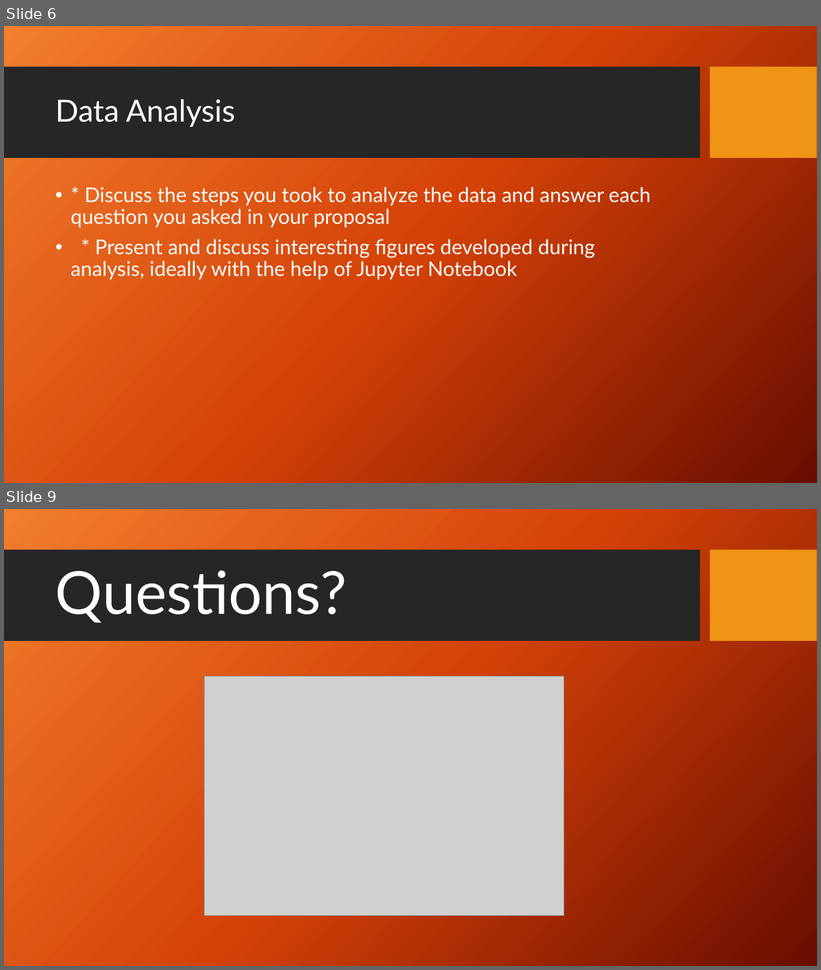
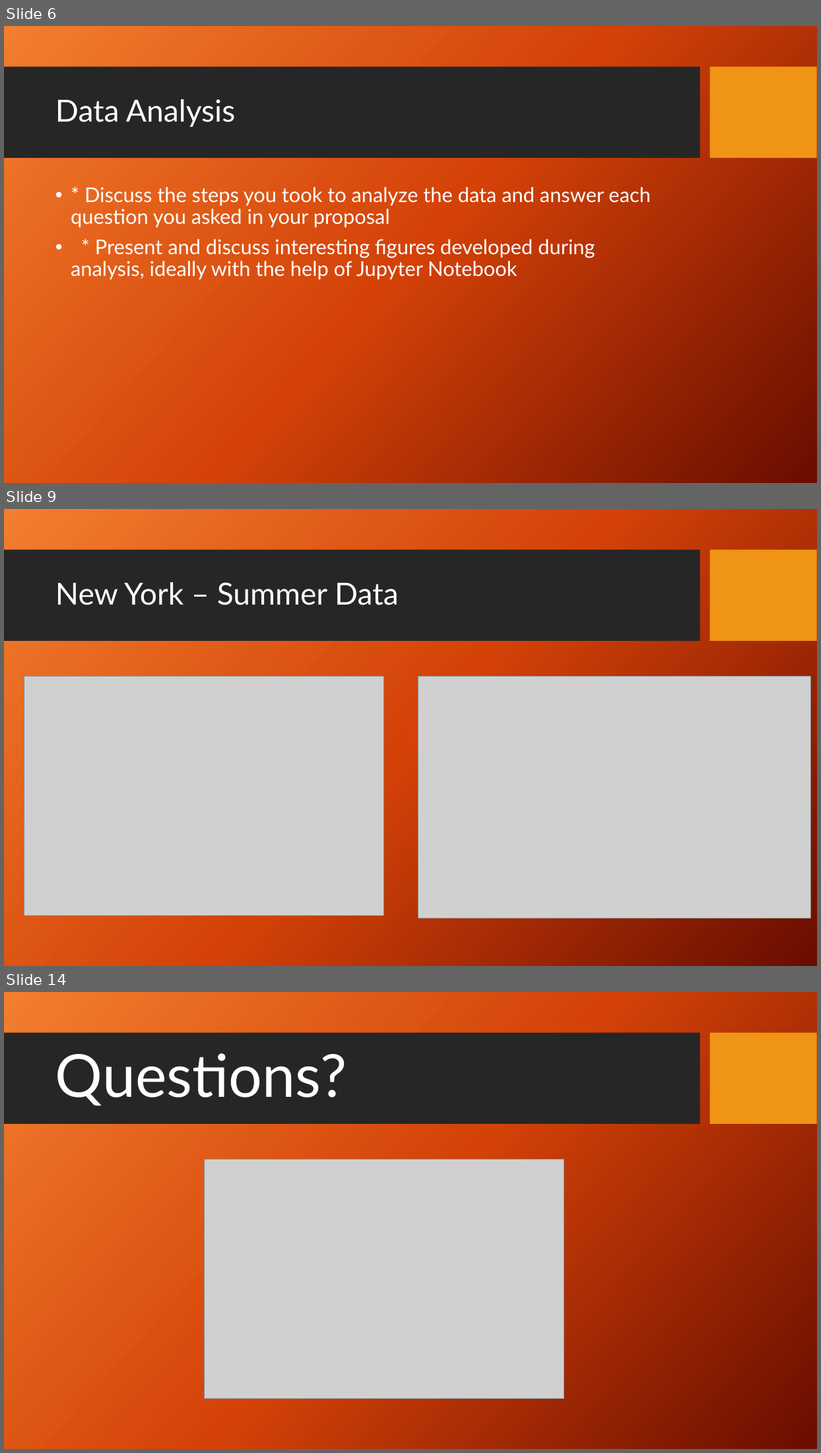
Before and after one commit to KennytheSun/Global_Warming_Repo, a slide deck: CO2emissionsVsTempPP.pptx. Shown one above the other, each under a label of ours: slides 6 and 9 before the commit, slides 6, 9 and 14 after it; the slides between them are not shown. The pictures are 821x970 and 821x1453 pixels, drawn with LibreOffice and Linux fonts; fonts in the diff are those of the drawing; grey boxes stand for pictures; background and template pictures are left out. Boxes give left, top, right and bottom in pixels: in the first picture for what was removed or moved away, otherwise in the second. Text is boxed around its words. In the diff, an @@ line names an element or a change of style, - is before the commit and + after.

```diff
--- a/CO2emissionsVsTempPP.pptx
+++ b/CO2emissionsVsTempPP.pptx
@@ slide 9 added at (4,509,817,966), background picture (left out); not listed: 2 template elements that a slide beside it also shows @@
@@ title added at (55,582,399,605), 36 pt, text #FFFFFF @@
+New York – Summer Data
@@ picture added at (24,676,384,916) @@
@@ picture added at (418,676,811,919) @@
@@ what was slide 9 is now slide 14 @@
```
Also in this commit, not shown: 4 slides changed, 4 other slides added, 4 other files.
